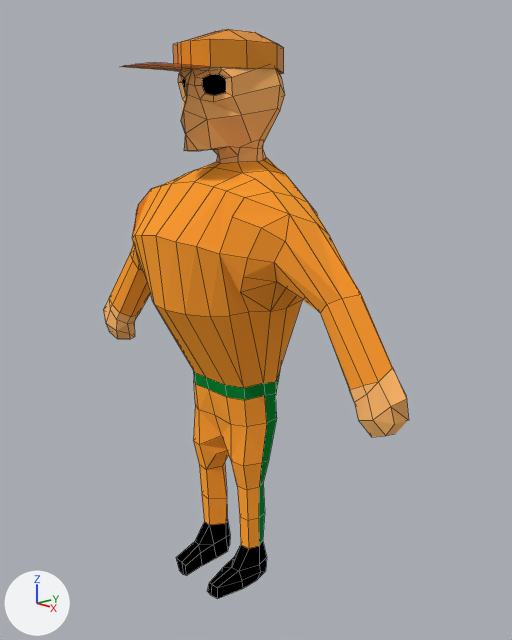
The Blender file .gdignore/Blender Projects/Workers.blend: old version first, new version second.
Before and after are seen from a camera (50 mm lens) standing at (4.49, -3.81, 4.0) and looking at (0.23, 0.06, 2.52). Every picture has the same lights, and +X, +Y and +Z are marked at lower left. Mesh edges are drawn as thin lines.

In view in the first picture: 'Plane.005', 'Worker'.
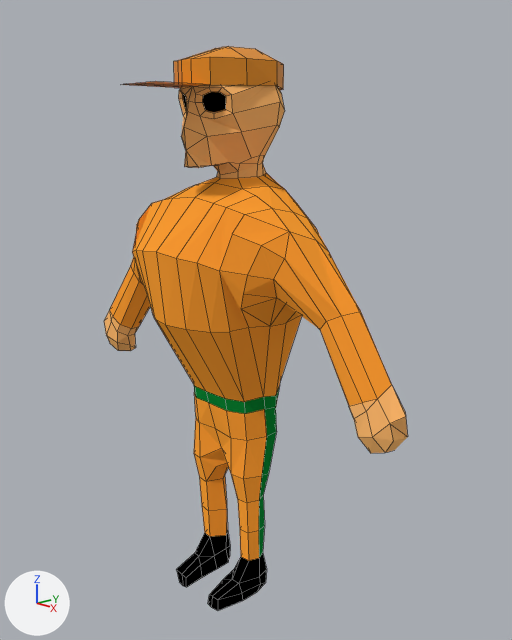
Location of each change, [x1, y1, x2, y2] in pixels of the pictures (512 x 640 px):
'Worker', moved
    before: [103, 67, 409, 599]
    after: [104, 85, 408, 611]
'Plane.005', moved
    before: [121, 29, 284, 74]
    after: [122, 46, 284, 90]

What changed in the scene script:
```text
Change me_plane_004:
    where me_plane_004.from_pydata(...)  # 404 vertices, 402 faces; spans x -6.88..6.88, y -6.92..4.25, z -11.86..2.75
    used by ob_worker; location = (0.0, -0.425, 3.646); rotation_euler = (-2.586, 0.0, 0.0), in degrees (-148, 0, 0); scale = (-0.273, -0.273, -0.273)
    me_plane_004 part 1: the whole mesh is moved by (0.0, 5.48, 11.78)
Change me_plane_005:
    where me_plane_005.from_pydata(...)  # 23 vertices, 16 faces; spans x 0.0..4.72, y -1.0..2.23, z -8.57..5.93
    used by ob_plane_005; location = (0.0, -0.391, 4.578); rotation_euler = (1.571, 0.0, 0.0), in degrees (90, 0, 0); scale = (0.077, 0.0961, 0.0961)
    me_plane_005 part 2: the whole mesh is moved by (0.0, 46.34, 4.07)
Change ob_worker:
    ob_worker.location: (0.0, -0.425, 3.646) -> (0.0, 0.0, 0.0)
Change ob_plane_005:
    ob_plane_005.location: (0.0, -0.391, 4.578) -> (0.0, 0.0, 0.0)
```
